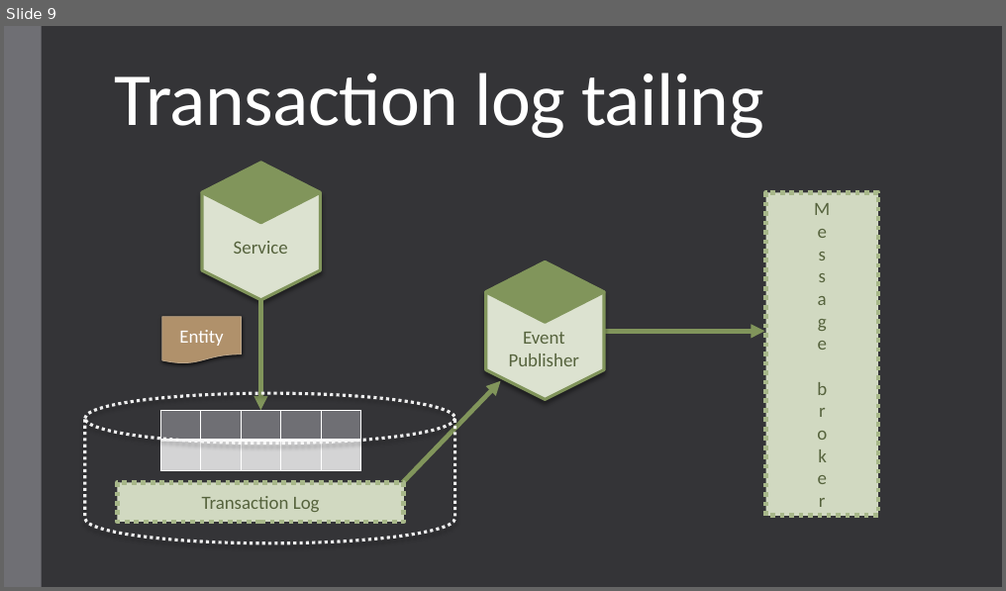
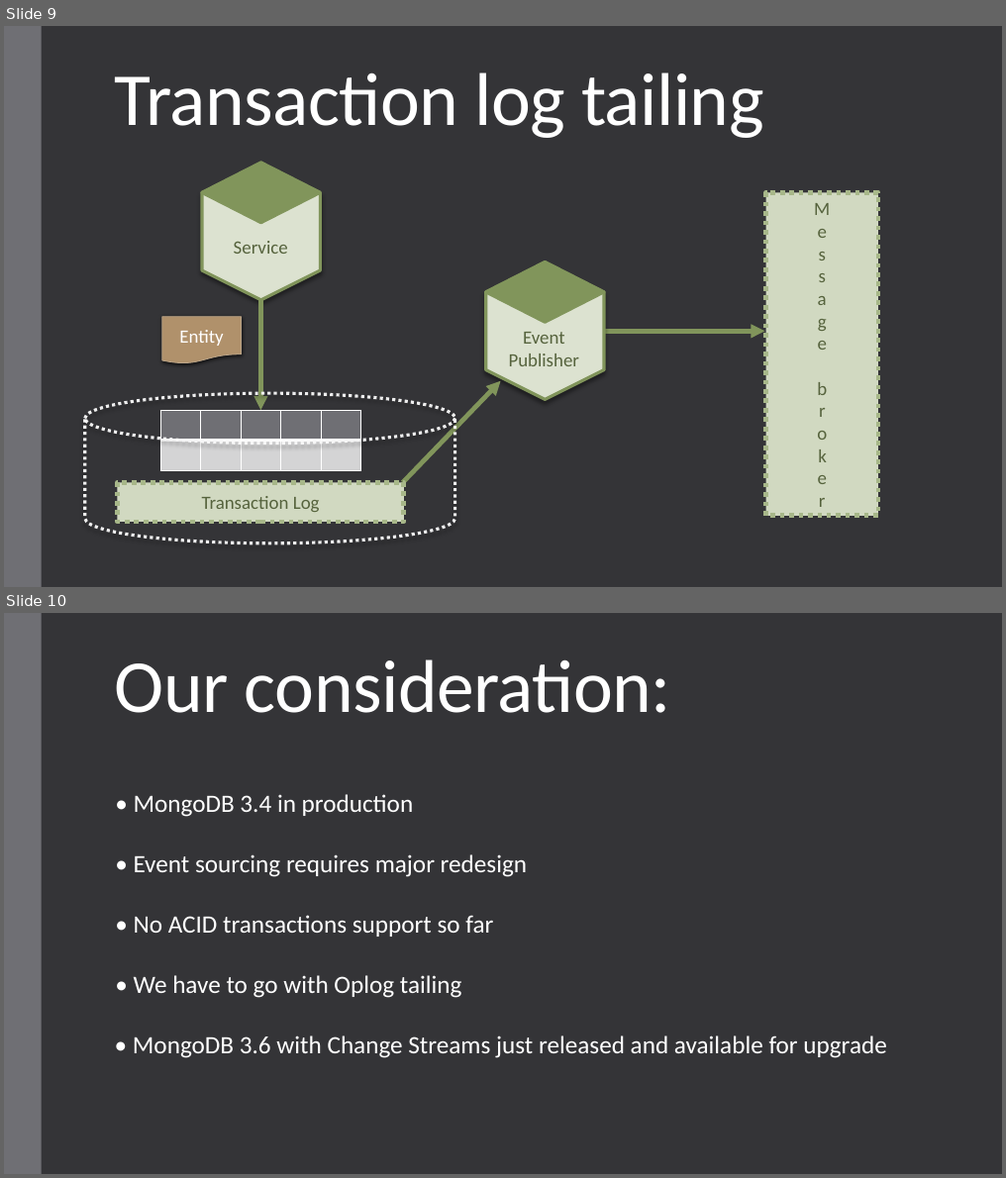
Before and after one commit to andrii-litvinov/event-driven-mongodb, a slide deck: t18-event-mongodb.pptx. Shown one above the other, each under a label of ours: slide 9 before the commit, slides 9 and 10 after it. The pictures are 1006x591 and 1006x1178 pixels, drawn with LibreOffice and Linux fonts; fonts in the diff are those of the drawing. Boxes give left, top, right and bottom in pixels: in the first picture for what was removed or moved away, otherwise in the second. Text is boxed around its words. In the diff, an @@ line names an element or a change of style, - is before the commit and + after.

Commit message:
Add considerations slide

```diff
--- a/t18-event-mongodb.pptx
+++ b/t18-event-mongodb.pptx
@@ slide 10 added at (4,613,1002,1174), background #353537; not listed: 1 template element that a slide beside it also shows @@
@@ title added at (115,660,671,713), 72 pt, text #FFFFFF @@
+Our consideration:
@@ text added at (134,794,414,817), 24 pt, text #FFFFFF @@
+• MongoDB 3.4 in production
@@ text added at (134,855,527,877), 24 pt, text #FFFFFF @@
+• Event sourcing requires major redesign
@@ text added at (134,915,493,937), 24 pt, text #FFFFFF @@
+• No ACID transactions support so far
@@ text added at (134,975,462,998), 24 pt, text #FFFFFF @@
+• We have to go with Oplog tailing
@@ text added at (133,1036,886,1059), 24 pt, text #FFFFFF @@
+• MongoDB 3.6 with Change Streams just released and available for upgrade
```
